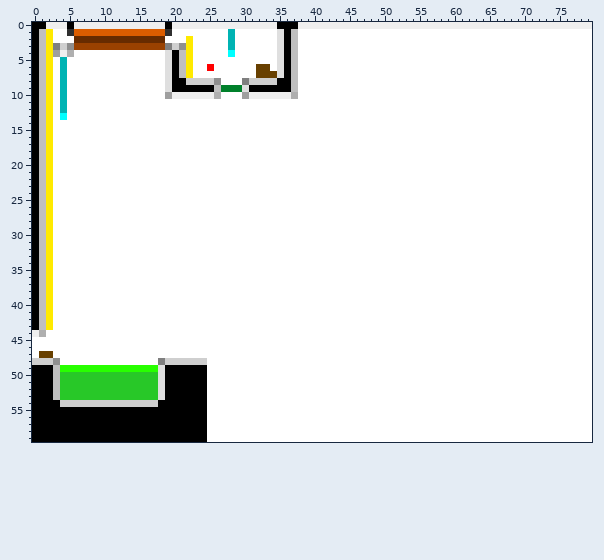
Two versions of one sprite sheet, source/level_data/layouts/level4/layer2.png. The first picture shows the starting point.
The file is 80x60 pixels.
Once edited:
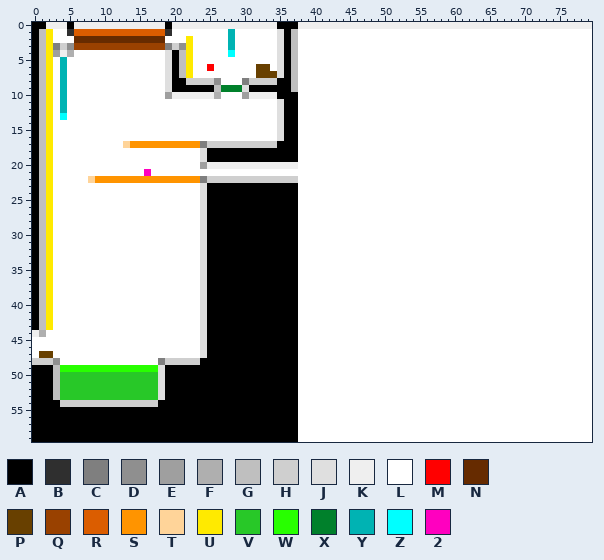
Palette (. is transparent): A #000000  B #2f2f2f  C #7f7f7f  D #8f8f8f  E #9f9f9f  F #afafaf  G #bfbfbf  H #cfcfcf  J #dfdfdf  K #efefef  L #ffffff  M #ff0000  N #662b00  P #684000  Q #994100  R #db5d00  S #ff9400  T #ffd499  U #ffea00  V #28c828  W #28ff00  X #00802b  Y #00b3b3  Z #00ffff  2 #ff00bf
Change:
Changed rows in their new state; - is an unchanged pixel.
first column x 8:
10 ---------------------------AAA
11 ---------------------------JAA
12 ---------------------------JAA
13 ---------------------------JAA
14 ---------------------------JAA
15 ---------------------------JAA
16 ---------------------------JAA
17 -----TSSSSSSSSSSCHHHHHHHHHHAAA
18 ----------------JAAAAAAAAAAAAA
19 ----------------JAAAAAAAAAAAAA
20 ----------------EKKKKKKKKKKKKK
21 --------2---------------------
22 TSSSSSSSSSSSSSSSCHHHHHHHHHHHHH
23 ----------------JAAAAAAAAAAAAA
24 ----------------JAAAAAAAAAAAAA
25 ----------------JAAAAAAAAAAAAA
26 ----------------JAAAAAAAAAAAAA
27 ----------------JAAAAAAAAAAAAA
28 ----------------JAAAAAAAAAAAAA
29 ----------------JAAAAAAAAAAAAA
30 ----------------JAAAAAAAAAAAAA
31 ----------------JAAAAAAAAAAAAA
32 ----------------JAAAAAAAAAAAAA
33 ----------------JAAAAAAAAAAAAA
34 ----------------JAAAAAAAAAAAAA
35 ----------------JAAAAAAAAAAAAA
36 ----------------JAAAAAAAAAAAAA
37 ----------------JAAAAAAAAAAAAA
38 ----------------JAAAAAAAAAAAAA
39 ----------------JAAAAAAAAAAAAA
40 ----------------JAAAAAAAAAAAAA
41 ----------------JAAAAAAAAAAAAA
42 ----------------JAAAAAAAAAAAAA
43 ----------------JAAAAAAAAAAAAA
44 ----------------JAAAAAAAAAAAAA
45 ----------------JAAAAAAAAAAAAA
46 ----------------JAAAAAAAAAAAAA
47 ----------------JAAAAAAAAAAAAA
48 ----------------AAAAAAAAAAAAAA
49 -----------------AAAAAAAAAAAAA
50 -----------------AAAAAAAAAAAAA
51 -----------------AAAAAAAAAAAAA
52 -----------------AAAAAAAAAAAAA
53 -----------------AAAAAAAAAAAAA
54 -----------------AAAAAAAAAAAAA
55 -----------------AAAAAAAAAAAAA
56 -----------------AAAAAAAAAAAAA
57 -----------------AAAAAAAAAAAAA
58 -----------------AAAAAAAAAAAAA
59 -----------------AAAAAAAAAAAAA
Boxes around the changes in both pictures, in picture pixels (x1, y1, x2, y2):
changed: (88, 92, 298, 442)
